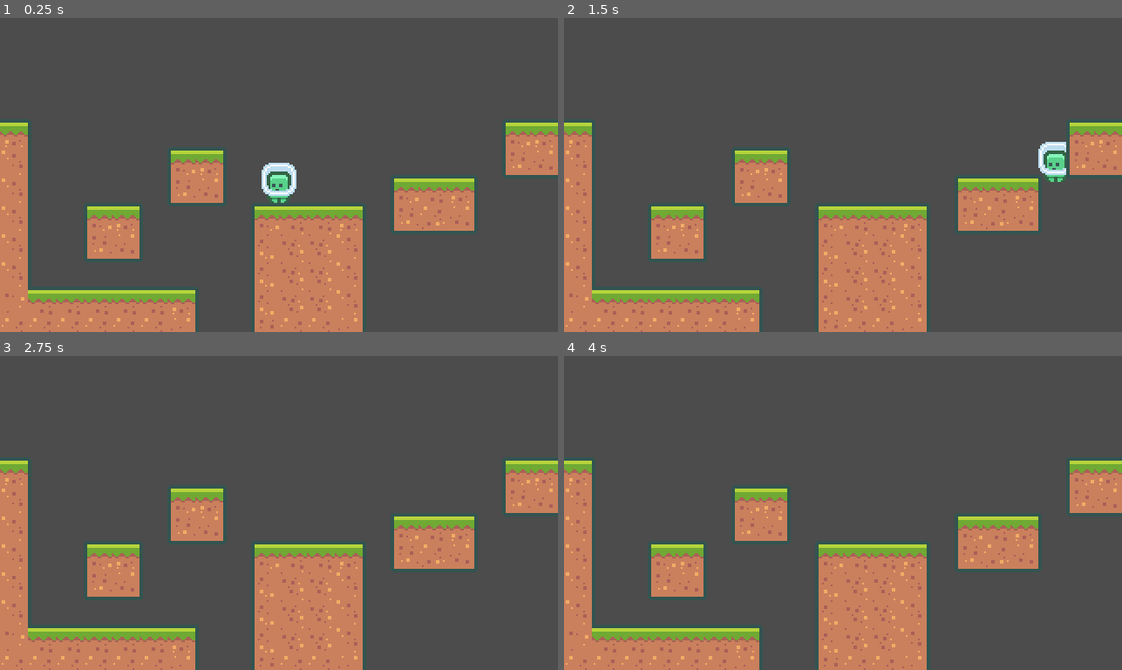
Above: before the commit, frames 1-4 (two rows, left to right).
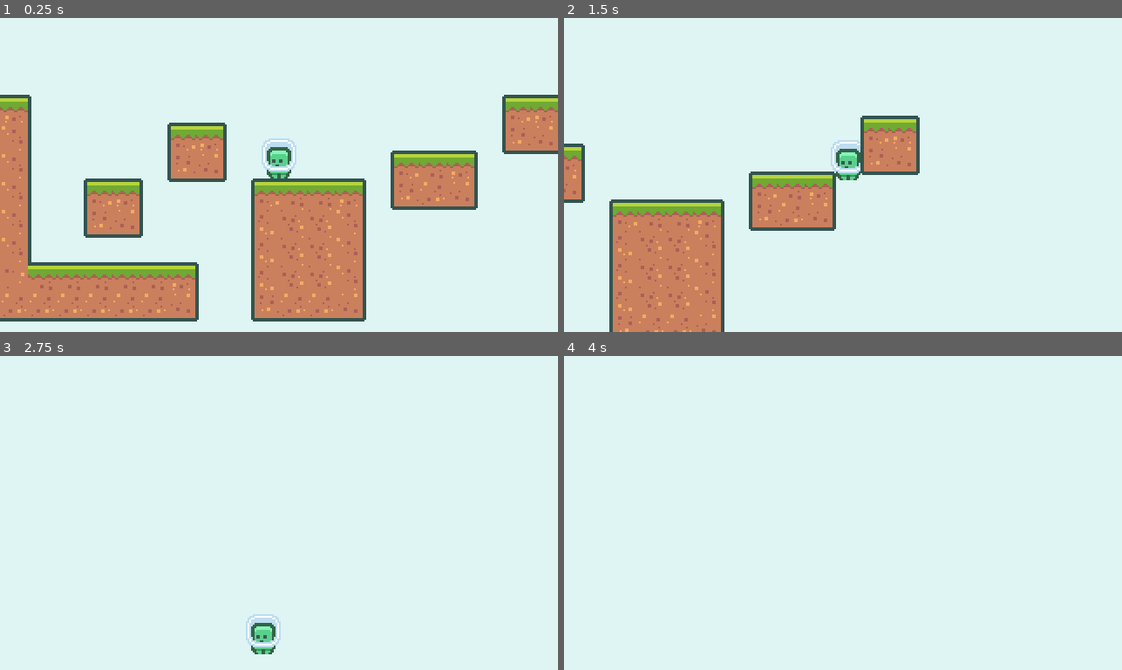
Above: after the commit, the same moments.

Repository: RezaPouya/2D-Platformer-Course
Game: Godot game, scene res://scenes/Root.tscn
The game is run twice, just before and just after one commit, with the same random seed, the same clock (stepped at 60 frames per second) and the same inputs.
Inputs:
- Up to frame 1 (0.25 s): no input
- Up to frame 2 (1.5 s): hold Right (move_right) from 0.53 s (still down); tap Space (jump) at 0.77 s
- Up to frame 3 (2.75 s): tap Space (jump) at 1.52 s; release Right (move_right) at 2.03 s; hold Left (move_left) from 2.03 s (still down)
- Up to frame 4 (4 s): release Left (move_left) at 2.78 s; hold Right (move_right) from 2.78 s (still down); tap Space (jump) at 3.02, 3.77 s; tap Enter at 3.5 s

The runs differ from the first frame. In frame 1, 88% of the frame differs, in the area x 0-100%, y 0-100%; in frame 2, 97%; in frame 3, 100%; in frame 4, 100%.

Commit message:
camera follow added

Diff:
--- a/scenes/Player.tscn
+++ b/scenes/Player.tscn
@@ -6,7 +6,7 @@
 [sub_resource type="RectangleShape2D" id=1]
 extents = Vector2( 6, 8 )
 
-[node name="Player" type="KinematicBody2D"]
+[node name="Player" type="KinematicBody2D" groups=["player"]]
 script = ExtResource( 2 )
 
 [node name="Sprite" type="Sprite" parent="."]
--- a/scenes/Root.tscn
+++ b/scenes/Root.tscn
@@ -1,14 +1,14 @@
-[gd_scene load_steps=3 format=2]
+[gd_scene load_steps=4 format=2]
 
 [ext_resource path="res://resources/tileset.tres" type="TileSet" id=1]
 [ext_resource path="res://scenes/Player.tscn" type="PackedScene" id=2]
+[ext_resource path="res://scenes/mainCamera.tscn" type="PackedScene" id=3]
 
 [node name="Root" type="Node"]
 
 [node name="Player" parent="." instance=ExtResource( 2 )]
 
-[node name="Camera2D" type="Camera2D" parent="."]
-current = true
+[node name="mainCamera" parent="." instance=ExtResource( 3 )]
 
 [node name="TileMap" type="TileMap" parent="."]
 tile_set = ExtResource( 1 )
--- /dev/null
+++ b/scenes/mainCamera.tscn
@@ -0,0 +1,8 @@
+[gd_scene load_steps=2 format=2]
+
+[ext_resource path="res://scripts/mainCamera.gd" type="Script" id=1]
+
+[node name="mainCamera" type="Camera2D"]
+current = true
+script = ExtResource( 1 )
+backgroundColor = Color( 0.87451, 0.964706, 0.960784, 1 )
--- /dev/null
+++ b/scripts/mainCamera.gd
@@ -0,0 +1,18 @@
+extends Camera2D
+
+var targetPosition  = Vector2.ZERO
+
+export(Color,RGB) var backgroundColor
+
+func _ready():
+	VisualServer.set_default_clear_color(backgroundColor)
+
+func _process(delta):
+	acquireTargetPositition();
+	global_position =  lerp( targetPosition, global_position , pow(2 , -20 * delta) )
+
+func acquireTargetPositition():
+	var players = get_tree().get_nodes_in_group("player")
+	if(players.size() > 0):
+		var player = players[0]
+		targetPosition  = player.global_position
